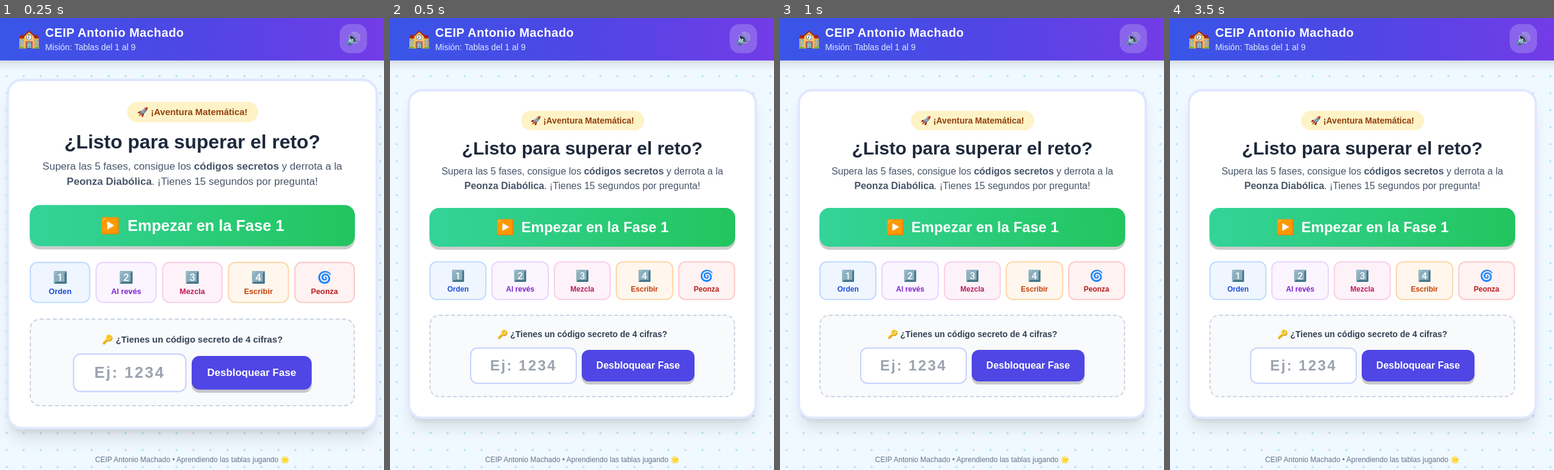
Above: before the commit, frames 1-4 (left to right).
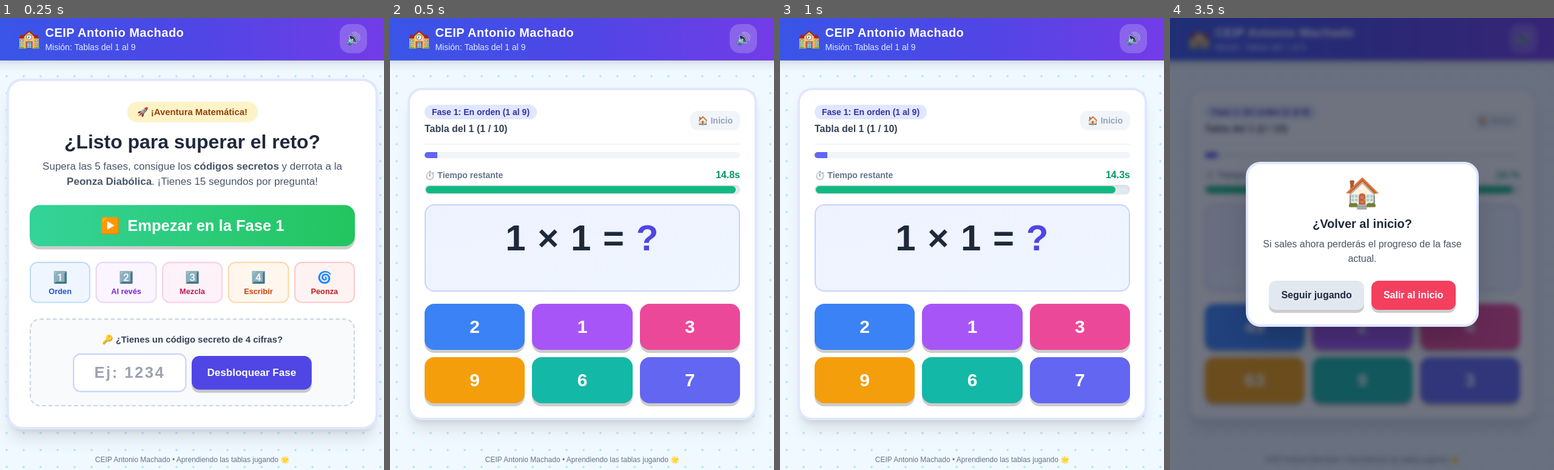
Above: after the commit, the same moments.

Repository: Alvaromorsan/juego_tablas_de_multiplicar
Game: browser game, page index.html
Two runs of this game, one before a commit and one after it. Both use one fixed random seed, a clock stepped at 60 frames per second and the inputs below.
Inputs (mouse positions are in pixels of both pictures, inside the frame that each line leads up to):
- Up to frame 1 (0.25 s): no input
- Up to frame 2 (0.5 s): click "▶️ Empezar en la Fase 1" at 0.27 s
- Up to frame 3 (1 s): no input
- Up to frame 4 (3.5 s): tap Space every 0.5 s from 1.1 to 3.1 s; click (1254, 379) at 1.27 s, where only the run after the commit has a clickable "9"; click (1362, 302) at 1.87 s, where only the run after the commit has a clickable "Repetir tabla del 1"; click (1469, 379) at 2.47 s, where only the run after the commit has a clickable "1"; tap Enter at 2.52 s; click (1496, 121) at 3.07 s, where only the run after the commit has a clickable "🏠 Inicio"

Frame 1 is identical in both runs. In frame 2, 32% of the frame differs, in the area x 5-95%, y 15-89%; in frame 3, 32%; in frame 4, 88%, in the area x 0-100%, y 0-100%.
Error before the commit: ReferenceError: startPhase is not defined

Commit message:
Update print statement from 'Hello' to 'Goodbye'

Diff:
--- a/index.html
+++ b/index.html
@@ -456,6 +456,287 @@
             state.soundEnabled = !state.soundEnabled;
             document.getElementById('soundToggle').textContent = state.soundEnabled ? '🔊' : '🔇';
         }
+
+        /**
+         * NAVEGACIÓN ENTRE PANTALLAS
+         */
+        function showScreen(screenId) {
+            const screens = ['screen-start', 'screen-game', 'screen-celebration', 'screen-victory'];
+            screens.forEach(id => {
+                const el = document.getElementById(id);
+                if (el) el.classList.add('hidden');
+            });
+            const target = document.getElementById(screenId);
+            if (target) target.classList.remove('hidden');
+        }
+
+        function confirmExit() {
+            stopTimer();
+            openModal(
+                '🏠',
+                '¿Volver al inicio?',
+                'Si sales ahora perderás el progreso de la fase actual.',
+                [
+                    {
+                        text: 'Seguir jugando',
+                        class: 'bg-slate-200 text-slate-800',
+                        action: () => {
+                            closeModal();
+                            startTimer();
+                        }
+                    },
+                    {
+                        text: 'Salir al inicio',
+                        class: 'bg-rose-500 text-white',
+                        action: () => {
+                            closeModal();
+                            resetToHome();
+                        }
+                    }
+                ]
+            );
+        }
+
+        function resetToHome() {
+            stopTimer();
+            document.getElementById('secretCodeInput').value = '';
+            document.getElementById('codeErrorMsg').classList.add('hidden');
+            showScreen('screen-start');
+        }
+
+        /**
+         * VALIDACIÓN DE CÓDIGO SECRETO DE 4 CIFRAS
+         */
+        function checkSecretCode() {
+            const input = document.getElementById('secretCodeInput').value.trim();
+            const errorMsg = document.getElementById('codeErrorMsg');
+            errorMsg.classList.add('hidden');
+
+            let targetPhase = null;
+            for (const [phaseNum, code] of Object.entries(PHASE_CODES)) {
+                if (input === code) {
+                    targetPhase = parseInt(phaseNum, 10);
+                    break;
+                }
+            }
+
+            if (targetPhase) {
+                sfxCorrect();
+                startPhase(targetPhase);
+            } else {
+                sfxWrong();
+                errorMsg.classList.remove('hidden');
+            }
+        }
+
+        /**
+         * INICIO DE CADA FASE Y PREPARACIÓN DE PREGUNTAS
+         */
+        function startPhase(phaseNum) {
+            stopTimer();
+            state.phase = phaseNum;
+            state.currentTable = 1;
+            state.stepIndex = 0;
+            state.lives = 3;
+            state.isLocked = false;
+
+            const phaseNames = {
+                1: 'Fase 1: En orden (1 al 9)',
+                2: 'Fase 2: Hacia atrás (×10 a ×1)',
+                3: 'Fase 3: Desordenadas',
+                4: 'Fase 4: Escribe el número',
+                5: 'Fase 5: Peonza Diabólica'
+            };
+
+            document.getElementById('phaseBadge').textContent = phaseNames[phaseNum] || `Fase ${phaseNum}`;
+
+            // Configurar visibilidad de vidas (Fases 4 y 5)
+            const livesContainer = document.getElementById('livesContainer');
+            if (phaseNum >= 4) {
+                livesContainer.classList.remove('hidden');
+                updateHeartsUI();
+            } else {
+                livesContainer.classList.add('hidden');
+            }
+
+            // Configurar visibilidad de Arena del Jefe Final (Fase 5)
+            const bossArena = document.getElementById('bossArena');
+            if (phaseNum === 5) {
+                bossArena.classList.remove('hidden');
+                document.getElementById('bossTaunt').textContent = '"¡Gira que te gira! ¡Nunca acertarás mis 25 multiplicaciones!"';
+                generateBossQuestions();
+            } else {
+                bossArena.classList.add('hidden');
+                prepareTableOrder();
+            }
+
+            showScreen('screen-game');
+            loadQuestion();
+        }
+
+        function prepareTableOrder() {
+            state.stepIndex = 0;
+            const base = [1, 2, 3, 4, 5, 6, 7, 8, 9, 10];
+            if (state.phase === 1 || state.phase === 4) {
+                state.multipliersOrder = [...base];
+            } else if (state.phase === 2) {
+                state.multipliersOrder = [...base].reverse();
+            } else if (state.phase === 3) {
+                state.multipliersOrder = shuffleArray([...base]);
+            }
+        }
+
+        function generateBossQuestions() {
+            state.bossIndex = 0;
+            const pool = [];
+            for (let a = 1; a <= 9; a++) {
+                for (let b = 1; b <= 10; b++) {
+                    pool.push({ a, b });
+                }
+            }
+            shuffleArray(pool);
+            state.bossQuestions = pool.slice(0, 25);
+        }
+
+        function loadQuestion() {
+            state.isLocked = false;
+            state.typedInput = "";
+            document.getElementById('feedbackBanner').innerHTML = '';
+
+            if (state.phase <= 4) {
+                state.currentA = state.currentTable;
+                state.currentB = state.multipliersOrder[state.stepIndex];
+                state.correctAnswer = state.currentA * state.currentB;
+
+                document.getElementById('tableProgressText').textContent =
+                    `Tabla del ${state.currentTable} (${state.stepIndex + 1} / 10)`;
+
+                const totalSteps = 90;
+                const doneSteps = (state.currentTable - 1) * 10 + state.stepIndex;
+                const pct = Math.max(4, Math.round((doneSteps / totalSteps) * 100));
+                document.getElementById('overallProgressBar').style.width = `${pct}%`;
+            } else {
+                const q = state.bossQuestions[state.bossIndex];
+                state.currentA = q.a;
+                state.currentB = q.b;
+                state.correctAnswer = q.a * q.b;
+
+                const remaining = 25 - state.bossIndex;
+                document.getElementById('tableProgressText').textContent =
+                    `Duelo Final: Pregunta ${state.bossIndex + 1} / 25`;
+                document.getElementById('bossHpText').textContent = `Energía: ${remaining} / 25`;
+                document.getElementById('bossHpBar').style.width = `${(remaining / 25) * 100}%`;
+
+                const pct = Math.max(4, Math.round((state.bossIndex / 25) * 100));
+                document.getElementById('overallProgressBar').style.width = `${pct}%`;
+            }
+
+            document.getElementById('questionPrompt').innerHTML =
+                `${state.currentA} × ${state.currentB} = <span class="text-indigo-600">?</span>`;
+
+            // Mostrar 6 opciones (Fases 1-3) o teclado numérico (Fases 4-5)
+            const optionsGrid = document.getElementById('optionsGrid');
+            const keypadArea = document.getElementById('keypadArea');
+
+            if (state.phase <= 3) {
+                optionsGrid.classList.remove('hidden');
+                keypadArea.classList.add('hidden');
+                renderOptions();
+            } else {
+                optionsGrid.classList.add('hidden');
+                keypadArea.classList.remove('hidden');
+                updateTypedBox();
+            }
+
+            startTimer();
+        }
+
+        function renderOptions() {
+            const correct = state.correctAnswer;
+            const choices = new Set([correct]);
+
+            // Generar distractores cercanos y plausibles de las tablas
+            while (choices.size < 6) {
+                const offset = Math.floor(Math.random() * 15) - 7;
+                let candidate = correct + offset;
+                if (candidate <= 0 || candidate === correct) {
+                    candidate = (Math.floor(Math.random() * 9) + 1) * (Math.floor(Math.random() * 10) + 1);
+                }
+                if (candidate > 0 && candidate !== correct) {
+                    choices.add(candidate);
+                }
+            }
+
+            const shuffledChoices = shuffleArray(Array.from(choices));
+            const colors = [
+                'bg-blue-500 hover:bg-blue-600 text-white',
+                'bg-purple-500 hover:bg-purple-600 text-white',
+                'bg-pink-500 hover:bg-pink-600 text-white',
+                'bg-amber-500 hover:bg-amber-600 text-white',
+                'bg-teal-500 hover:bg-teal-600 text-white',
+                'bg-indigo-500 hover:bg-indigo-600 text-white'
+            ];
+
+            const grid = document.getElementById('optionsGrid');
+            grid.innerHTML = '';
+            shuffledChoices.forEach((val, idx) => {
+                const btn = document.createElement('button');
+                btn.className = `btn-3d font-bold text-2xl sm:text-3xl py-4 sm:py-5 rounded-2xl ${colors[idx % colors.length]}`;
+                btn.textContent = val;
+                btn.onclick = () => handleAnswer(val);
+                grid.appendChild(btn);
+            });
+        }
+
+        /**
+         * CONTROLES DEL TECLADO NUMÉRICO (FASES 4 Y 5)
+         */
+        function pressKey(digit) {
+            if (state.isLocked) return;
+            if (state.typedInput.length < 3) {
+                state.typedInput += digit;
+                updateTypedBox();
+                playTone(440, 'sine', 0.05, 0);
+            }
+        }
+
+        function clearKey() {
+            if (state.isLocked) return;
+            state.typedInput = state.typedInput.slice(0, -1);
+            updateTypedBox();
+            playTone(300, 'sine', 0.05, 0);
+        }
+
+        function updateTypedBox() {
+            const box = document.getElementById('typedAnswerBox');
+            box.textContent = state.typedInput.length > 0 ? state.typedInput : '_';
+        }
+
+        function submitTypedAnswer() {
+            if (state.isLocked) return;
+            if (state.typedInput.length === 0) {
+                const box = document.getElementById('typedAnswerBox');
+                box.classList.add('animate-shake');
+                setTimeout(() => box.classList.remove('animate-shake'), 400);
+                return;
+            }
+            const numericVal = parseInt(state.typedInput, 10);
+            handleAnswer(numericVal);
+        }
+
+        // Soporte opcional para teclado físico en ordenador
+        document.addEventListener('keydown', (e) => {
+            if (document.getElementById('screen-game').classList.contains('hidden')) return;
+            if (state.phase < 4 || state.isLocked) return;
+
+            if (e.key >= '0' && e.key <= '9') {
+                pressKey(e.key);
+            } else if (e.key === 'Backspace') {
+                clearKey();
+            } else if (e.key === 'Enter') {
+                submitTypedAnswer();
+            }
+        });
 
         /**
          * TEMPORIZADOR DE 15 SEGUNDOS POR PREGUNTA
